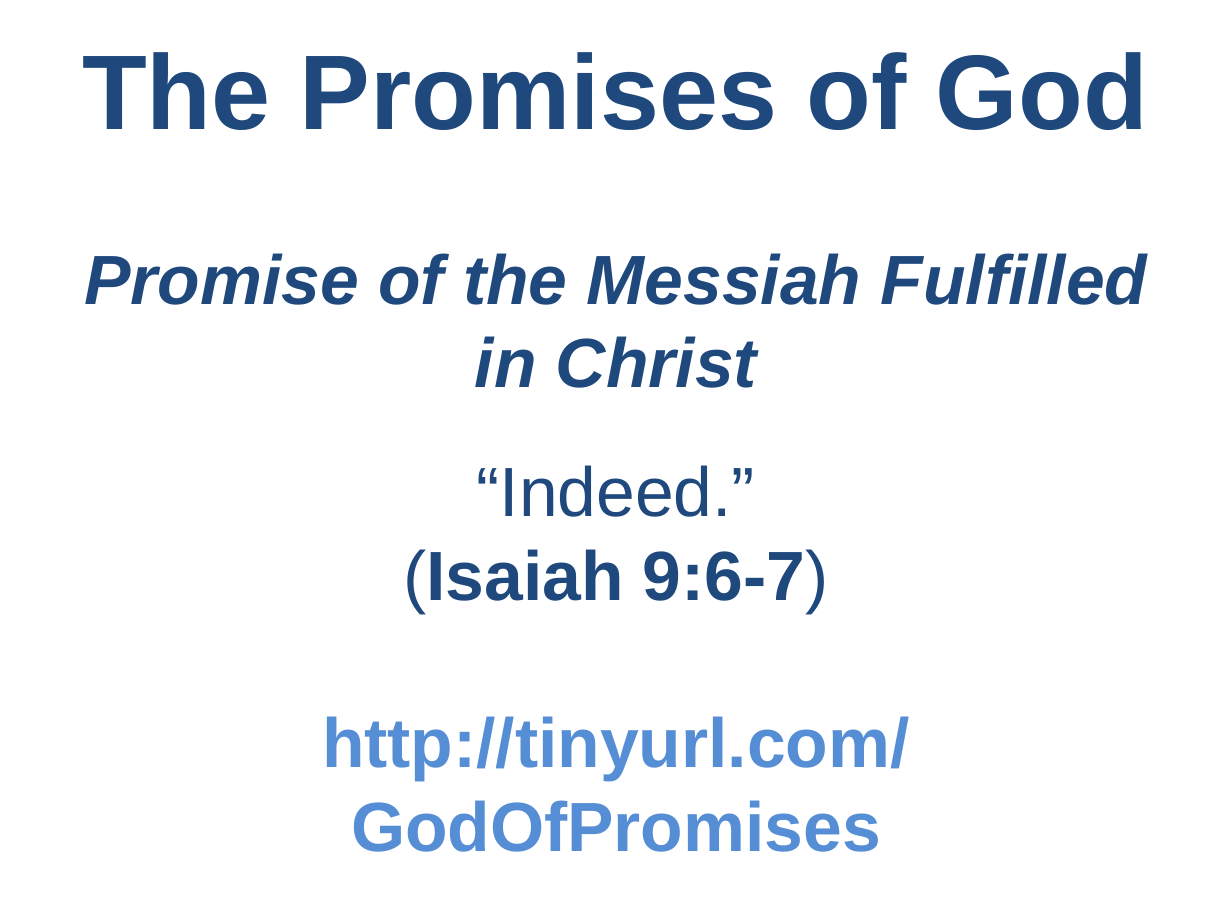
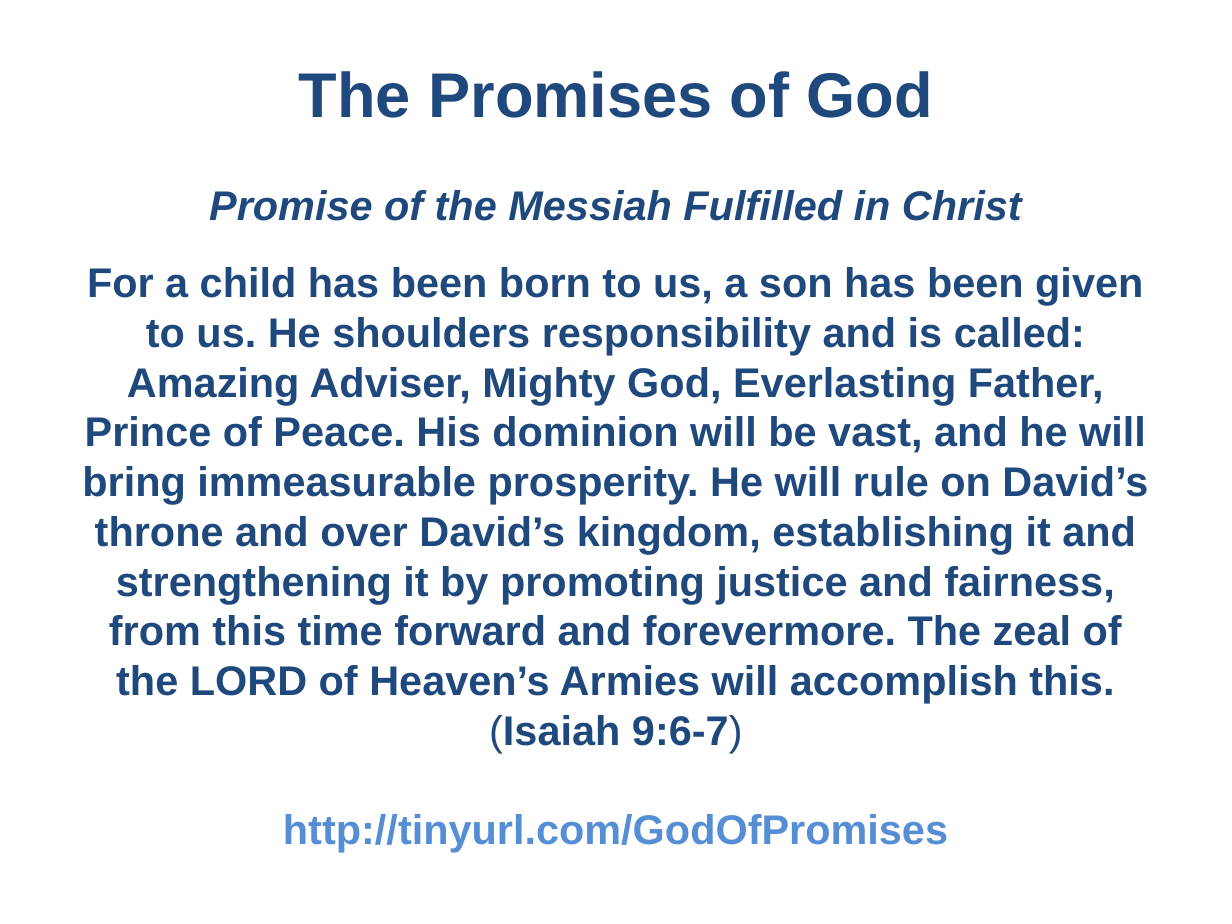
Before and after one commit to UsefulEngines/EvangelismPublic, a slide deck: slide 1 of 2025-Q4/Promises6/2025-11-09-Promises6.pptx. Drawn at 1232x924 pixels with LibreOffice and Linux fonts; fonts in the diff are those of the drawing. Boxes give left, top, right and bottom in pixels: in the first picture for what was removed or moved away, otherwise in the second. Text is boxed around its words. In the diff, an @@ line names an element or a change of style, - is before the commit and + after.

```diff
--- a/2025-Q4/Promises6/2025-11-09-Promises6.pptx
+++ b/2025-Q4/Promises6/2025-11-09-Promises6.pptx
@@ text at (209, 71, 1022, 852): size 62 to 36.9 pt in "The Promises of God"; size 40.7 to 24.2 pt in "Promise of the Messiah Fulfilled in Christ", "(Isaiah 9:6-7)", "http://tinyurl.com/GodOfPromises" @@
@@ text at (82, 267, 1148, 703): text changed; size 40.7 to 24.2 pt; bold on @@
-“Indeed.”
+For a child has been born to us, a son has been given to us. He shoulders responsibility and is called: Amazing Adviser, Mighty God, Everlasting Father, Prince of Peace. His dominion will be vast, and he will bring immeasurable prosperity. He will rule on David’s throne and over David’s kingdom, establishing it and strengthening it by promoting justice and fairness, from this time forward and forevermore. The zeal of the LORD of Heaven’s Armies will accomplish this.
```
Also in this commit, not shown: 8 slides added, 2 slides removed, 2 other files.
